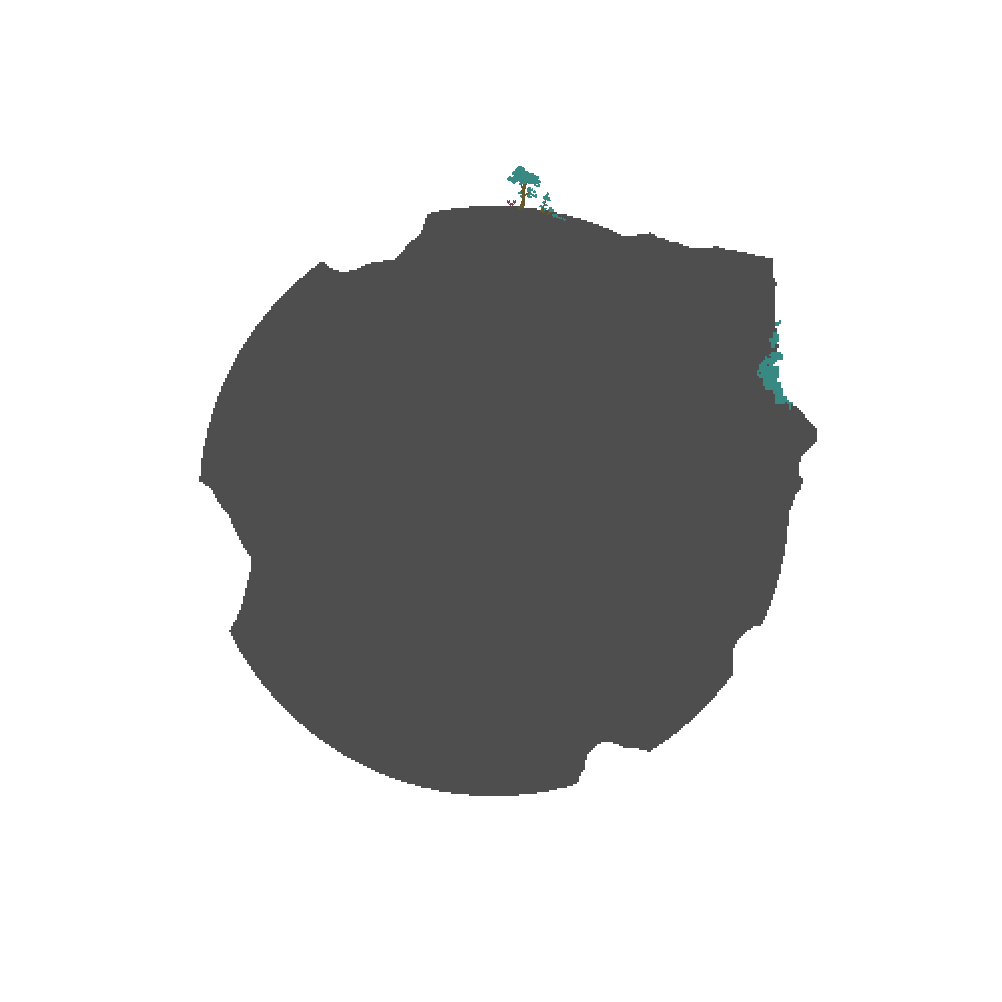
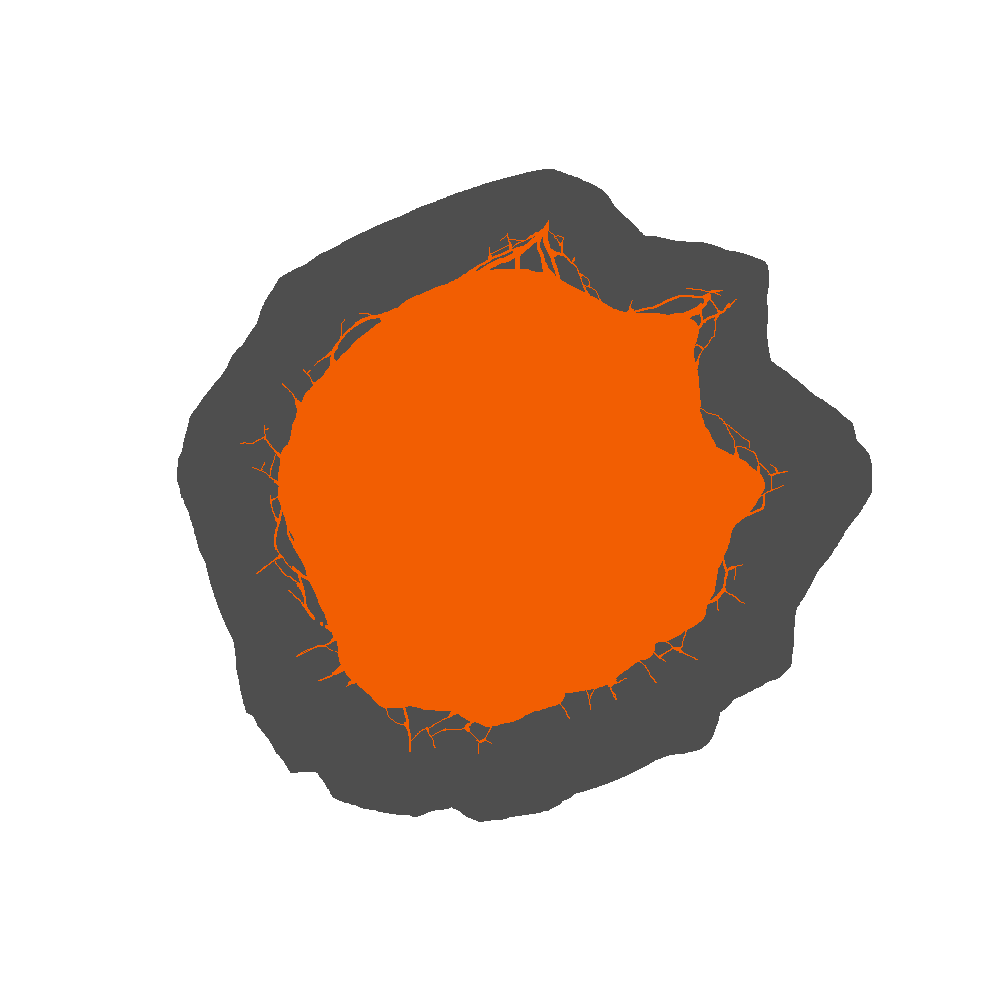
Comparing the layer stacks of the two w=1002, h=1002 images. Changes:
removed layer "Layer 3" over [507, 166, 566, 221]
hid "Layer 5" over [507, 200, 516, 206]
removed layer "Layer 4" over [199, 206, 817, 796]
added layer "Layer 10" above "Layer 11" over [240, 220, 788, 754]
added layer "Layer 11" above "Layer 12" over [177, 169, 872, 822]
